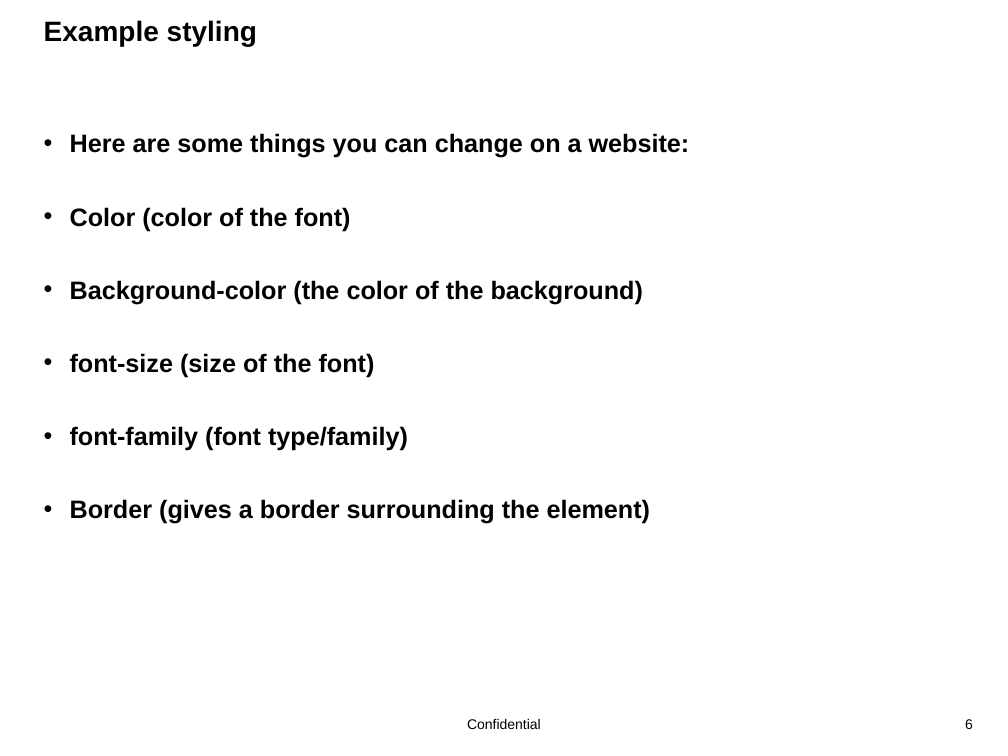
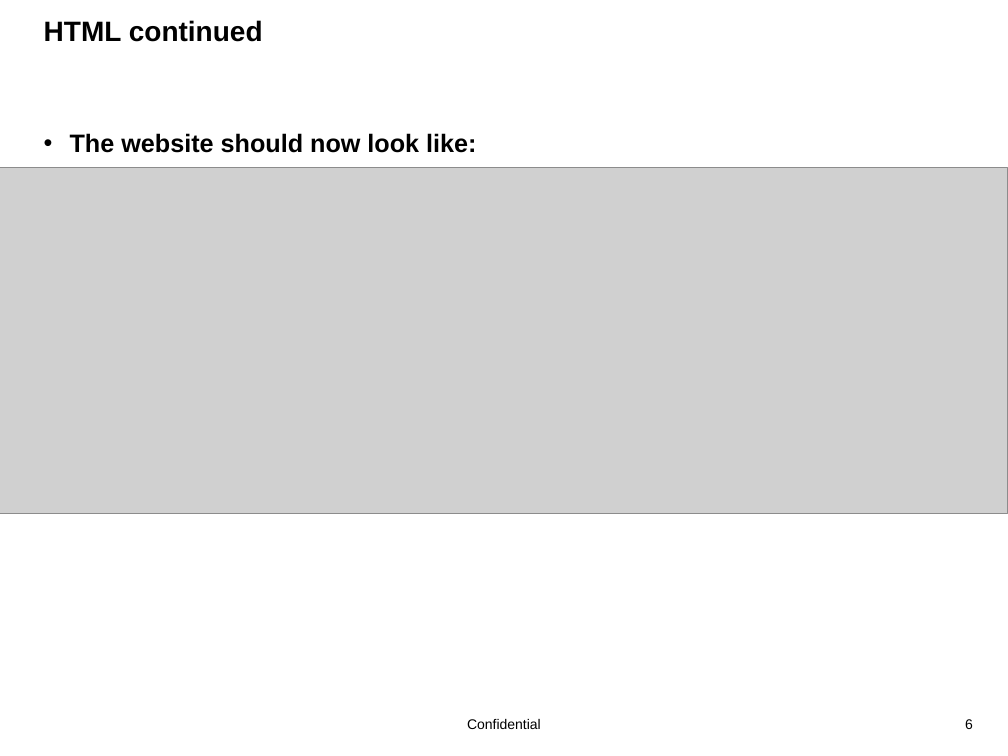
Before and after one commit to zbolmb/C1CodersCurriculum, a slide deck: slide 6 of lessons/lesson3/lesson3.pptx. Drawn at 1008x756 pixels with LibreOffice and Linux fonts; fonts in the diff are those of the drawing; grey boxes stand for pictures; background and template pictures are left out. Boxes give left, top, right and bottom in pixels: in the first picture for what was removed or moved away, otherwise in the second. Text is boxed around its words. In the diff, an @@ line names an element or a change of style, - is before the commit and + after.

```diff
--- a/lessons/lesson3/lesson3.pptx
+++ b/lessons/lesson3/lesson3.pptx
@@ title at [44,20,263,42]: text changed @@
-Example styling
+HTML continued
@@ text at [70,133,476,153]: text changed @@
-• Here are some things you can change on a website:
-• Color (color of the font)
-• Background-color (the color of the background)
-• font-size (size of the font)
-• font-family (font type/family)
-• Border (gives a border surrounding the element)
+• The website should now look like:
@@ picture added at [0,168,1008,514] @@
```
Also in this commit, not shown: 1 other slide changed.
